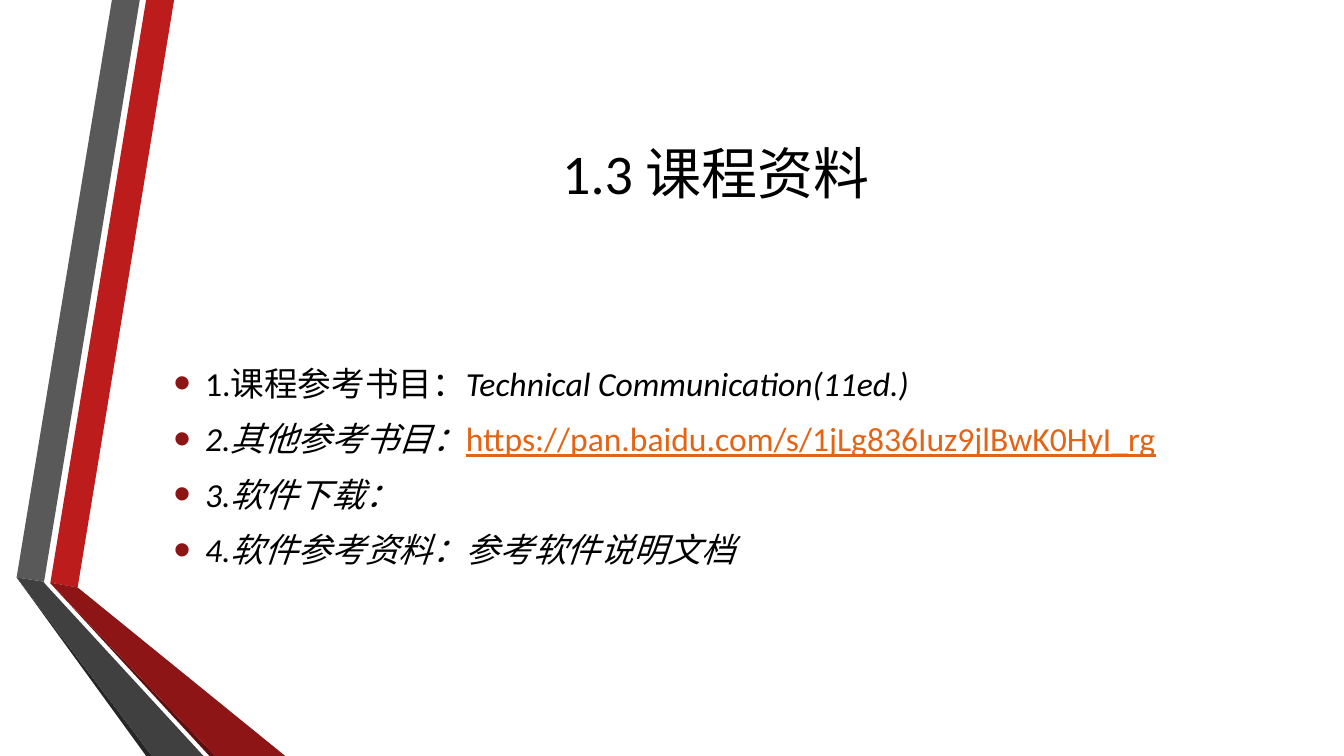
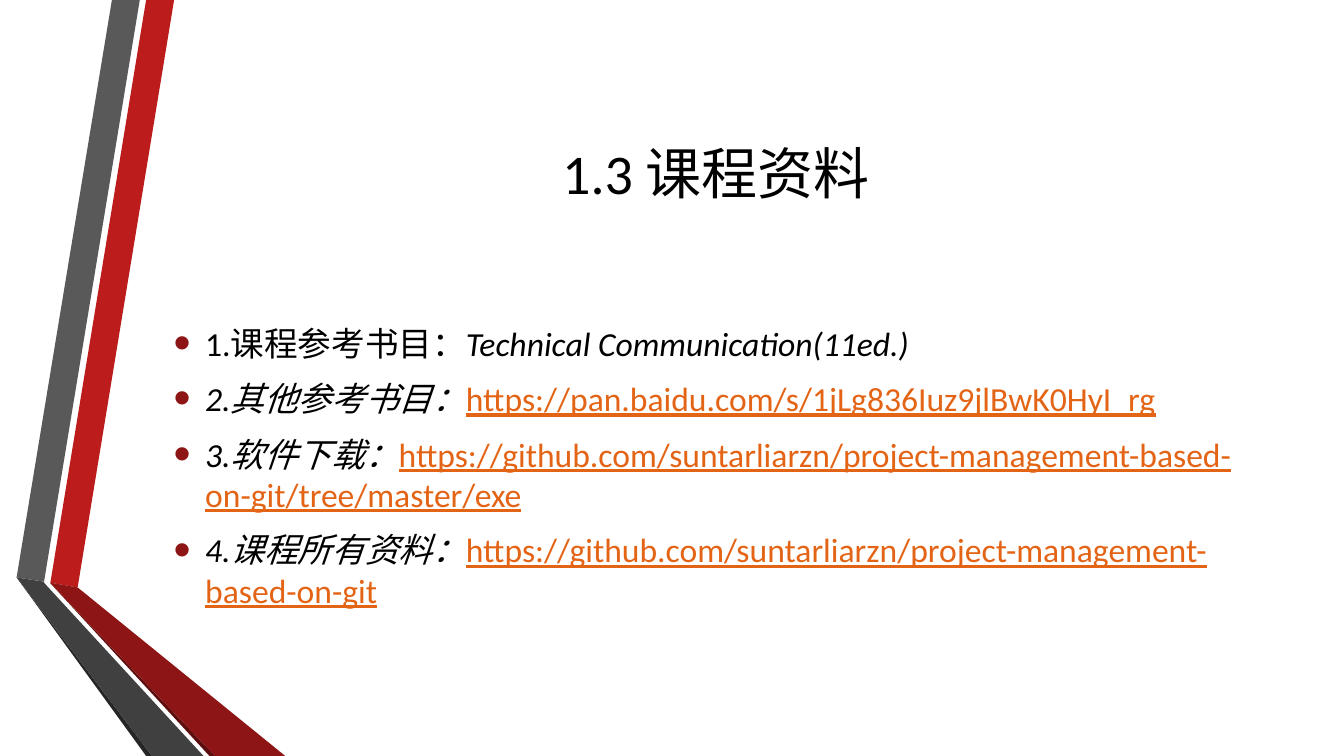
Before and after one commit to suntarliarzn/project-management-based-on-git, a slide deck: slide 11 of 000_课程介绍/000_语言服务项目管理 课程介绍.pptx. Drawn at 1344x756 pixels with LibreOffice and Linux fonts; fonts in the diff are those of the drawing; background and template pictures are left out. Boxes give left, top, right and bottom in pixels: in the first picture for what was removed or moved away, otherwise in the second. Text is boxed around its words. In the diff, an @@ line names an element or a change of style, - is before the commit and + after.

```diff
--- a/000_课程介绍/000_语言服务项目管理 课程介绍.pptx
+++ b/000_课程介绍/000_语言服务项目管理 课程介绍.pptx
@@ text at bbox=[205, 438, 1231, 609]: text changed; text colour #000000 to #E46416; italic off @@
-• 3.软件下载：
-• 4.软件参考资料：参考软件说明文档
+• 3.软件下载：https://github.com/suntarliarzn/project-management-based-on-git/tree/master/exe
+• 4.课程所有资料：https://github.com/suntarliarzn/project-management-based-on-git
```
